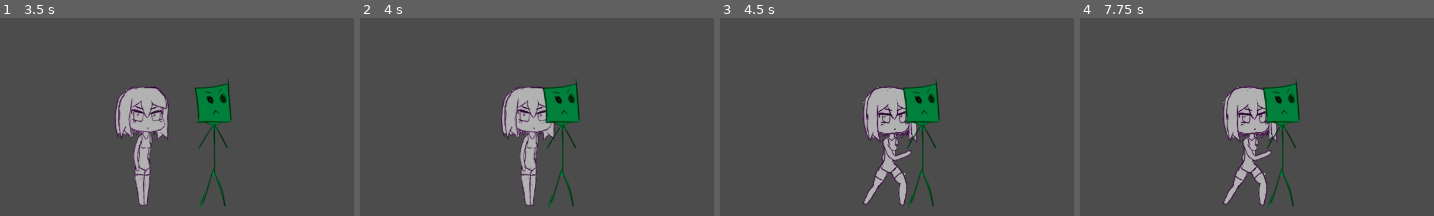
Above: before the commit, frames 1-4 (left to right).
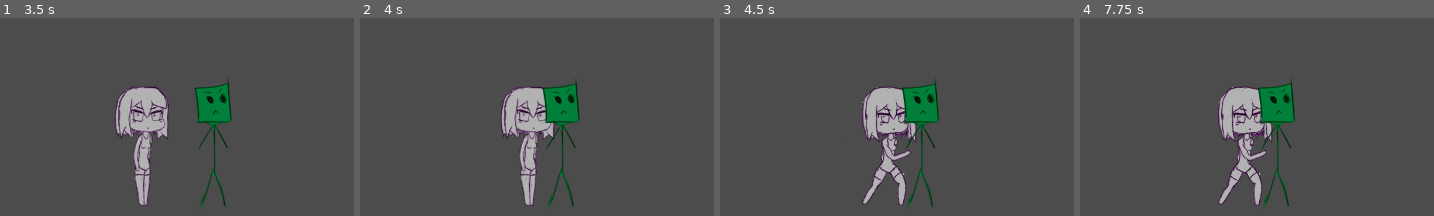
Above: after the commit, the same moments.

Repository: BeatMil/Mugi-again
Game: Godot game, scene res://scene/stage01.tscn
Two runs of this game, one before a commit and one after it. Both use one fixed random seed, a clock stepped at 60 frames per second and the inputs below.
Inputs:
- Up to frame 1 (3.5 s): hold Right (ui_right) 0.53-2.03 s; tap Up (ui_up) at 0.77, 1.52, 3.02 s; hold Left (ui_left) 2.03-2.78 s; hold Right (ui_right) from 2.78 s (still down)
- Up to frame 2 (4 s): keep holding Right (ui_right); tap Up (ui_up) at 3.77 s
- Up to frame 3 (4.5 s): release Right (ui_right) at 4.28 s; hold Left (ui_left) from 4.28 s (still down)
- Up to frame 4 (7.75 s): tap Up (ui_up) at 4.52, 6.02, 6.77, 7.52 s; release Left (ui_left) at 5.03 s; hold Right (ui_right) 5.03-5.78 s; hold Left (ui_left) 5.78-7.28 s; hold Right (ui_right) from 7.28 s (still down)
The pictures show only the part of the screen within x 47-97%, y 50-100%; the shares and areas given below are measured in that part.

Frame 1 is identical in both runs. In frame 2, 0.9% of the frame differs, in the area x 40-63%, y 35-96%; in frame 3, 3.0%; in frame 4, 5.7%, in the area x 38-63%, y 30-96%.
Error before the commit: Trying to assign value of type 'Nil' to a variable of type 'String'. (res://script/Player.gd:73)
Error after the commit: Trying to assign value of type 'Nil' to a variable of type 'String'. (res://script/Player.gd:100)

Commit message:
added Area2D to player.tscn

Diff:
--- a/prefab/Player.tscn
+++ b/prefab/Player.tscn
@@ -191,6 +191,9 @@
 "values": [ 4 ]
 }
 
+[sub_resource type="RectangleShape2D" id=6]
+extents = Vector2( 32.7048, 89.5991 )
+
 [node name="Player" type="KinematicBody2D"]
 position = Vector2( 223.388, 380.905 )
 script = ExtResource( 1 )
@@ -211,3 +214,10 @@
 anims/idle = SubResource( 3 )
 anims/jump = SubResource( 4 )
 anims/run = SubResource( 5 )
+
+[node name="Area2D" type="Area2D" parent="."]
+position = Vector2( 0.630249, 36.5545 )
+
+[node name="CollisionShape2D" type="CollisionShape2D" parent="Area2D"]
+shape = SubResource( 6 )
+[connection signal="body_entered" from="Area2D" to="." method="_on_Area2D_body_entered"]
--- a/scene/stage01.tscn
+++ b/scene/stage01.tscn
@@ -1,14 +1,11 @@
-[gd_scene load_steps=7 format=2]
+[gd_scene load_steps=5 format=2]
 
 [ext_resource path="res://media/Player/MugiQT.png" type="Texture" id=1]
 [ext_resource path="res://prefab/Player.tscn" type="PackedScene" id=2]
-[ext_resource path="res://script/TouchScreenButton.gd" type="Script" id=3]
-[ext_resource path="res://prefab/PaperMask.tscn" type="PackedScene" id=4]
+[ext_resource path="res://prefab/PaperMask.tscn" type="PackedScene" id=3]
 
 [sub_resource type="RectangleShape2D" id=1]
 extents = Vector2( 776.42, 10 )
-
-[sub_resource type="RectangleShape2D" id=2]
 
 [node name="stage01" type="Node2D"]
 
@@ -26,12 +23,5 @@
 position = Vector2( 673.356, 682.351 )
 shape = SubResource( 1 )
 
-[node name="TouchScreenButton" type="TouchScreenButton" parent="."]
-position = Vector2( 314.915, 57.1512 )
-scale = Vector2( 5, 5 )
-shape = SubResource( 2 )
-script = ExtResource( 3 )
-
-[node name="PaperMask" parent="." instance=ExtResource( 4 )]
+[node name="PaperMask" parent="." instance=ExtResource( 3 )]
 position = Vector2( 1181.38, 439.616 )
-[connection signal="pressed" from="TouchScreenButton" to="TouchScreenButton" method="_on_TouchScreenButton_pressed"]
--- a/script/PaperMask.gd
+++ b/script/PaperMask.gd
@@ -9,9 +9,7 @@
 
 func _ready():
 	get_node(".").set_meta("type", "enemy")
-	print(get_meta("type"))
 	var getType : String = get_node(".").get_meta("type")
-	print(getType)
 
 func _physics_process(delta):
 	direction = -1
--- a/script/Player.gd
+++ b/script/Player.gd
@@ -21,15 +21,17 @@
 	pass
 
 func _physics_process(delta):
+	print('on floor %s' %is_on_floor())
 	if !is_death:
 		Gravity()
 		Move()
 		Jump()
 		Crouch()
-		velocity = move_and_slide(velocity,ground);
-		CollisionCheck()
+		velocity = move_and_slide(velocity,ground)
 	else:
 		dead()
+
+
 
 
 func Move():
@@ -71,21 +73,20 @@
 	if get_slide_count() > 1:
 		for i in range(get_slide_count()):
 			var getType : String = get_slide_collision(i).collider.get_meta("type")
-			print("getType: %s"%getType)
 			if getType == "enemy":
-				dead()
+				is_death = true
 
 func DirectionSwitch(): # unused
 	direction *= -1
 
-func sayWord(word):
-	print("Mugi: %s" %(word))
-	anim.play("jump")
+func dead():
+	if !is_on_floor():
+		velocity = Vector2(100,100)
+		move_and_slide(velocity,ground)
+	else:
+		velocity = Vector2(0,100)
+		move_and_slide(velocity,ground)
 
-func dead():
-	is_death = true
-	velocity.normalized()
-	print("dead")
 
 
 func is_falling():
@@ -93,3 +94,10 @@
 		return true
 	else:
 		return false
+
+func _on_Area2D_body_entered(body):
+#	print('%s %s'%[body.name, body.get_meta('type')])
+	var tag : String = body.get_meta('type')
+	if 'enemy' == tag:
+		is_death = true
+	pass
--- a/script/TouchScreenButton.gd
+++ /dev/null
@@ -1,16 +0,0 @@
-extends TouchScreenButton
-# TouchScreenButton
-
-func _ready():
-	print($".".name)
-	print(get_node("../Player").name)
-	get_node("../Player").sayWord("Kawaii janai")
-	pass
-
-
-
-
-func _on_TouchScreenButton_pressed():
-	print("touch!")
-	get_node("../Player").sayWord("Kawaii janai")
-	pass # Replace with function body.
Not shown: 1 places in prefab/Player.tscn that only renumber resources
